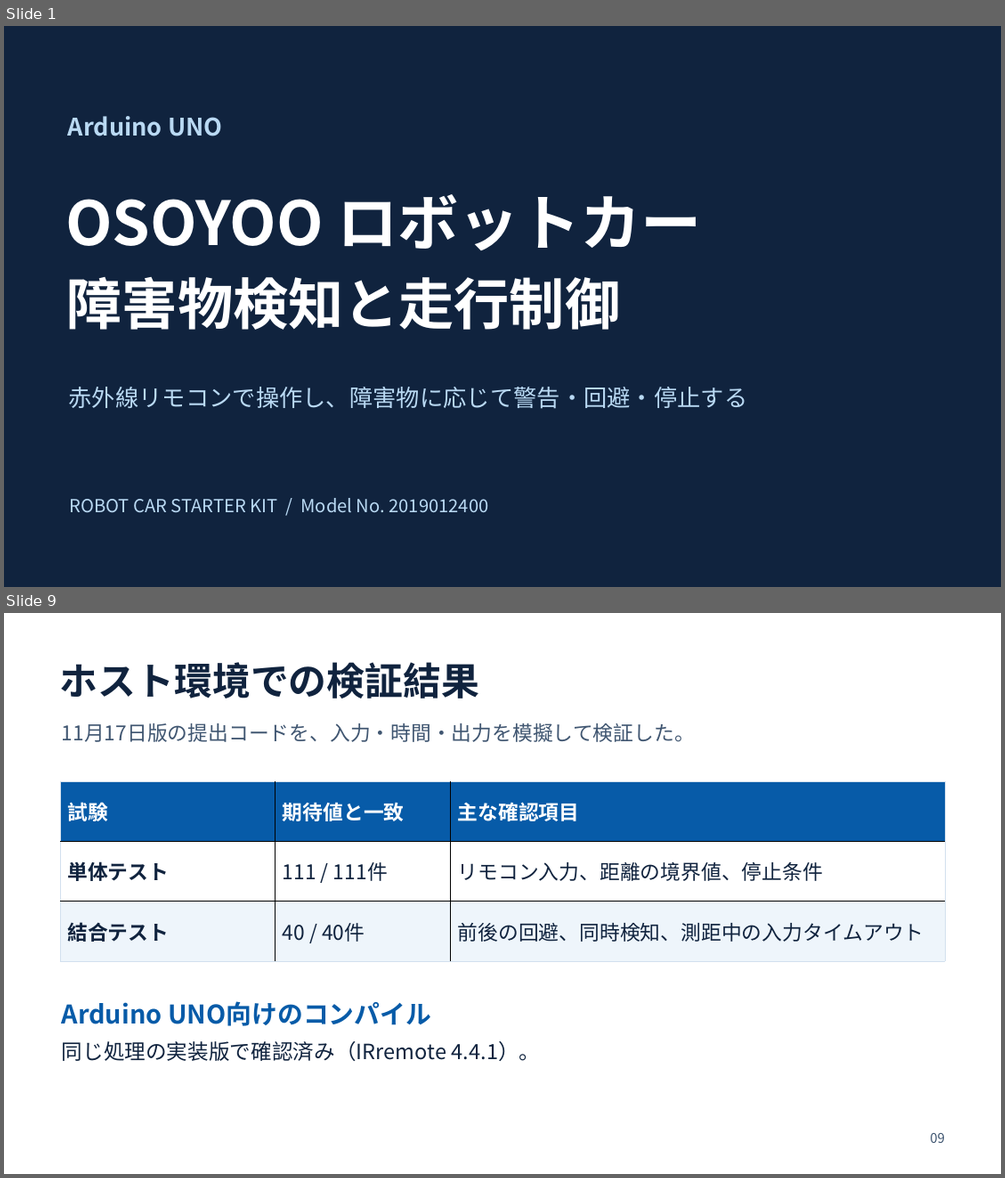
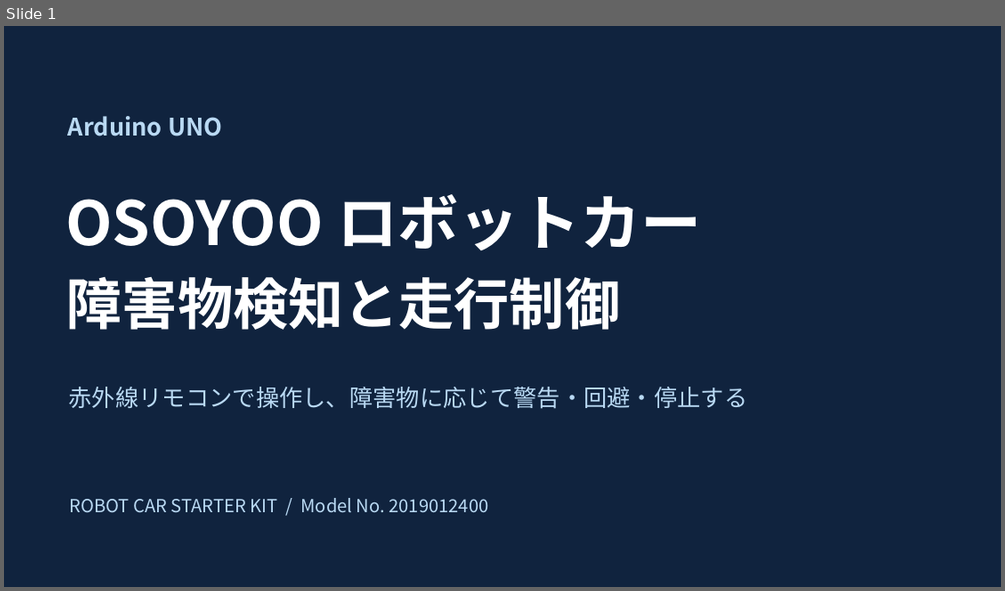
Before and after one commit to aaa1550/-, a slide deck: docs/files/OSOYOO_robot_car_presentation.pptx. Shown one above the other, each under a label of ours: slides 1 and 9 before the commit, slide 1 after it; the slides between them are not shown. The pictures are 1005x1178 and 1005x591 pixels, drawn with LibreOffice and Linux fonts; fonts in the diff are those of the drawing. Boxes give left, top, right and bottom in pixels: in the first picture for what was removed or moved away, otherwise in the second. Text is boxed around its words. In the diff, an @@ line names an element or a change of style, - is before the commit and + after.

```diff
--- a/docs/files/OSOYOO_robot_car_presentation.pptx
+++ b/docs/files/OSOYOO_robot_car_presentation.pptx
@@ slide 9 removed at <box>4,613,1001,1174</box>, background #FFFFFF @@
@@ text removed at <box>60,662,479,698</box> @@
-ホスト環境での検証結果
@@ text removed at <box>62,723,695,742</box> @@
-11月17日版の提出コードを、入力・時間・出力を模擬して検証した。
@@ table removed at <box>60,781,945,962</box>, 3 rows, 3 columns @@
-試験 | 期待値と一致 | 主な確認項目
-単体テスト | 111 / 111件 | リモコン入力、距離の境界値、停止条件
-結合テスト | 40 / 40件 | 前後の回避、同時検知、測距中の入力タイムアウト
@@ text removed at <box>62,1001,431,1026</box> @@
-Arduino UNO向けのコンパイル
@@ text removed at <box>62,1041,541,1061</box> @@
-同じ処理の実装版で確認済み（IRremote 4.4.1）。
@@ text removed at <box>930,1133,945,1143</box> @@
-09
```
Also in this commit, not shown: 3 slides changed, 5 slides added, 6 other slides removed, 1 other file.
